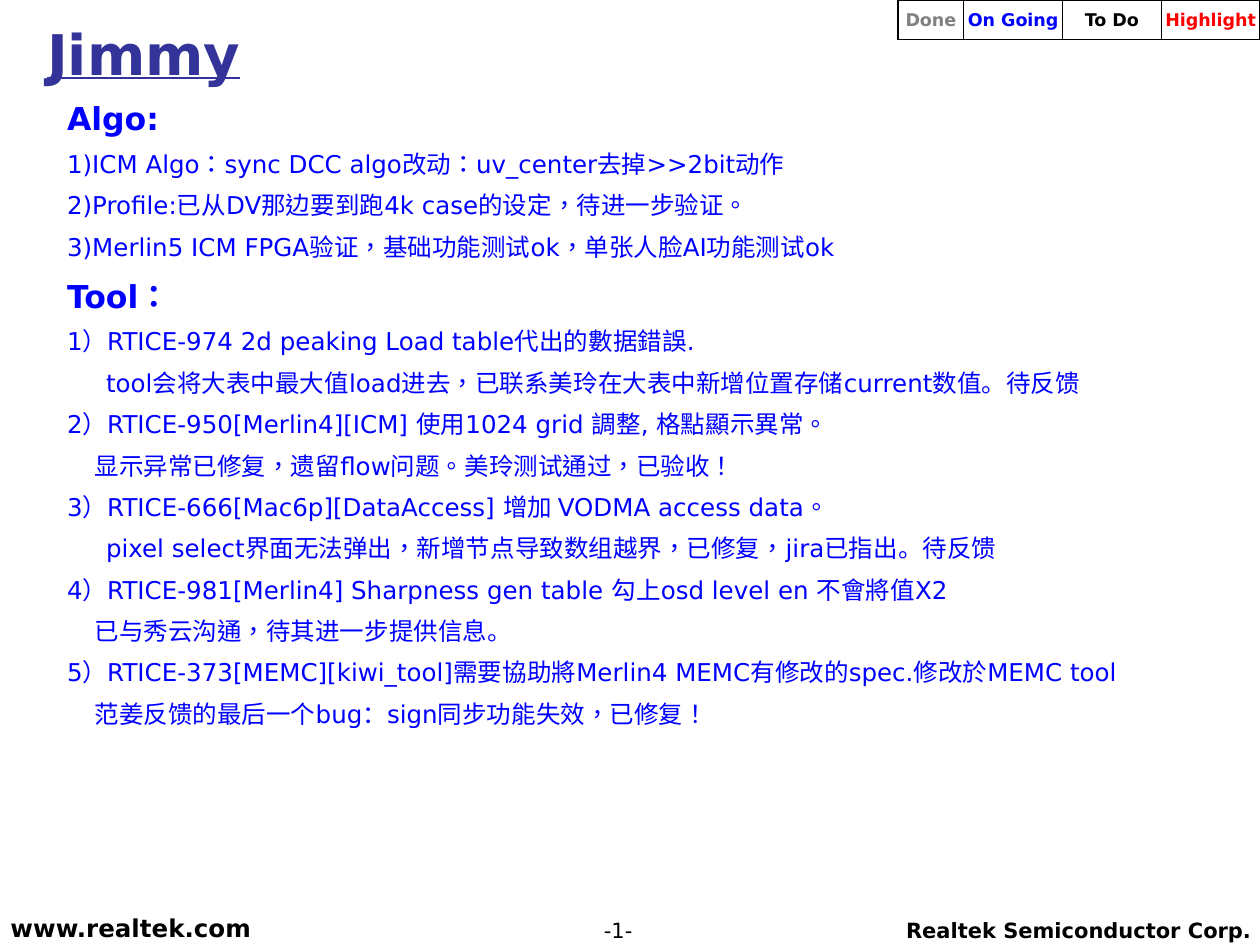
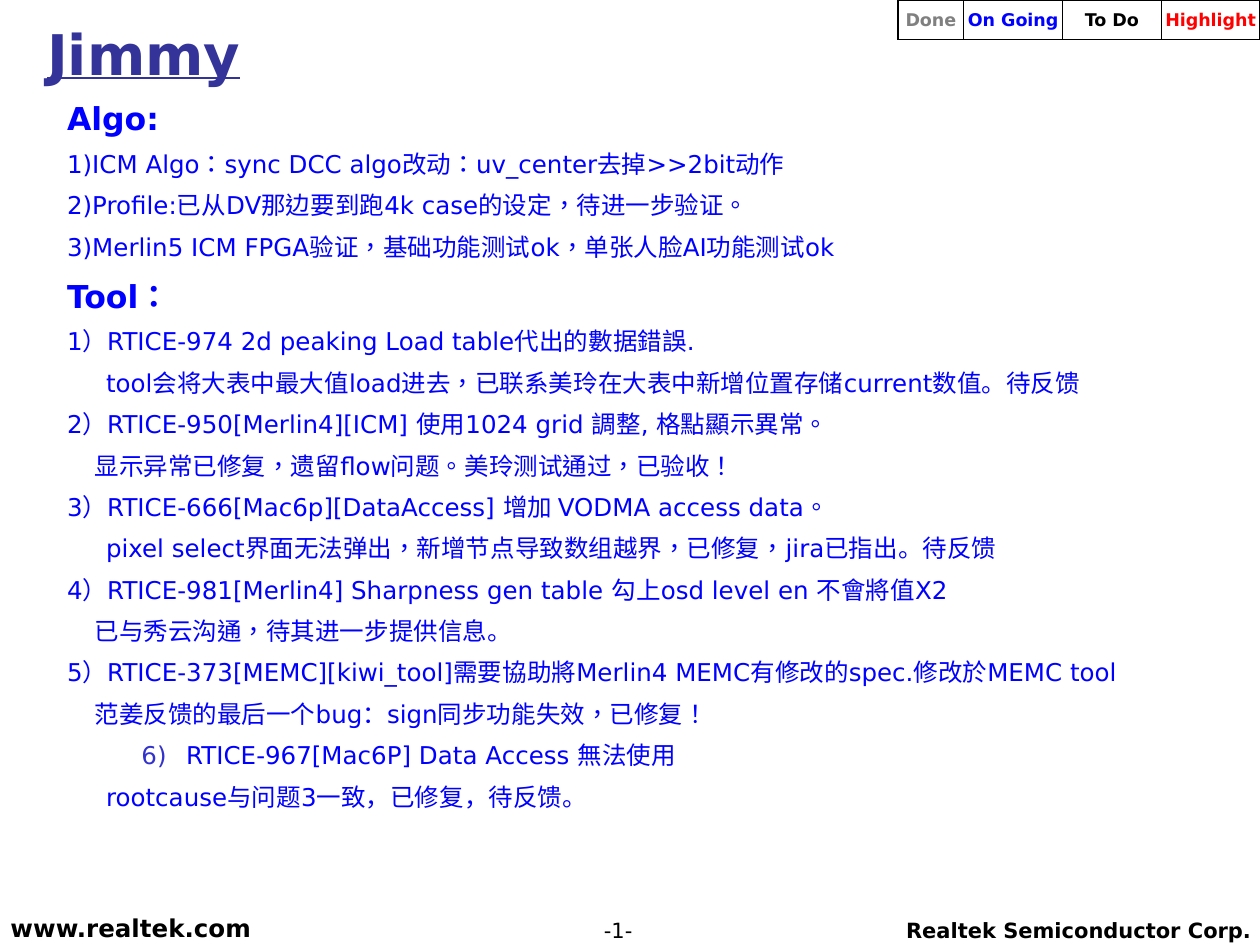
Before and after one commit to weicun581/Weekly_report, a slide deck: slide 1 of 2019年3月/RS_TV_SD_(Jimmy)_20190326.ppt. Drawn at 1260x945 pixels with LibreOffice and Linux fonts; fonts in the diff are those of the drawing; background and template pictures are left out. Boxes give left, top, right and bottom in pixels: in the first picture for what was removed or moved away, otherwise in the second. Text is boxed around its words. In the diff, an @@ line names an element or a change of style, - is before the commit and + after.

```diff
--- a/2019年3月/RS_TV_SD_(Jimmy)_20190326.ppt
+++ b/2019年3月/RS_TV_SD_(Jimmy)_20190326.ppt
@@ text at bbox=[106, 743, 676, 809]: paragraphs added @@
+  6) RTICE-967[Mac6P] Data Access 無法使用
+  rootcause与问题3一致，已修复，待反馈。
```
Also in this commit, not shown: 1 other file.
